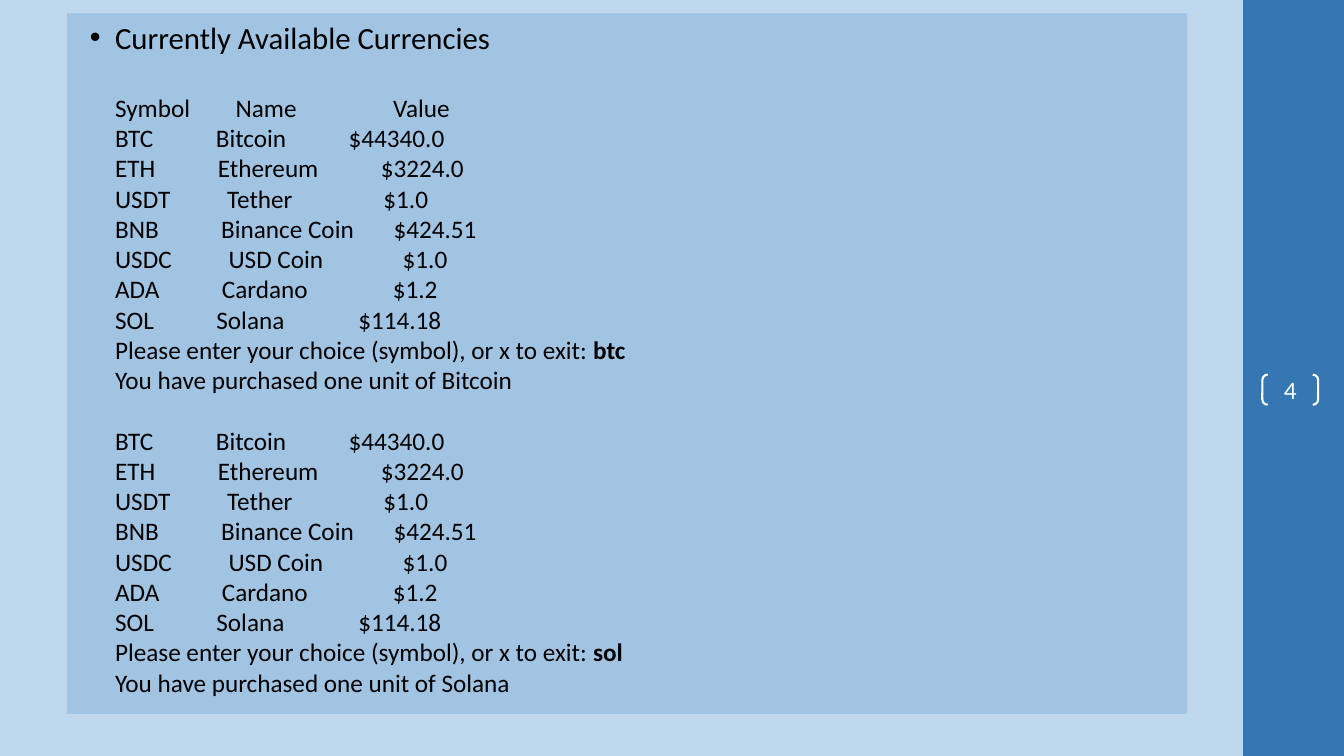
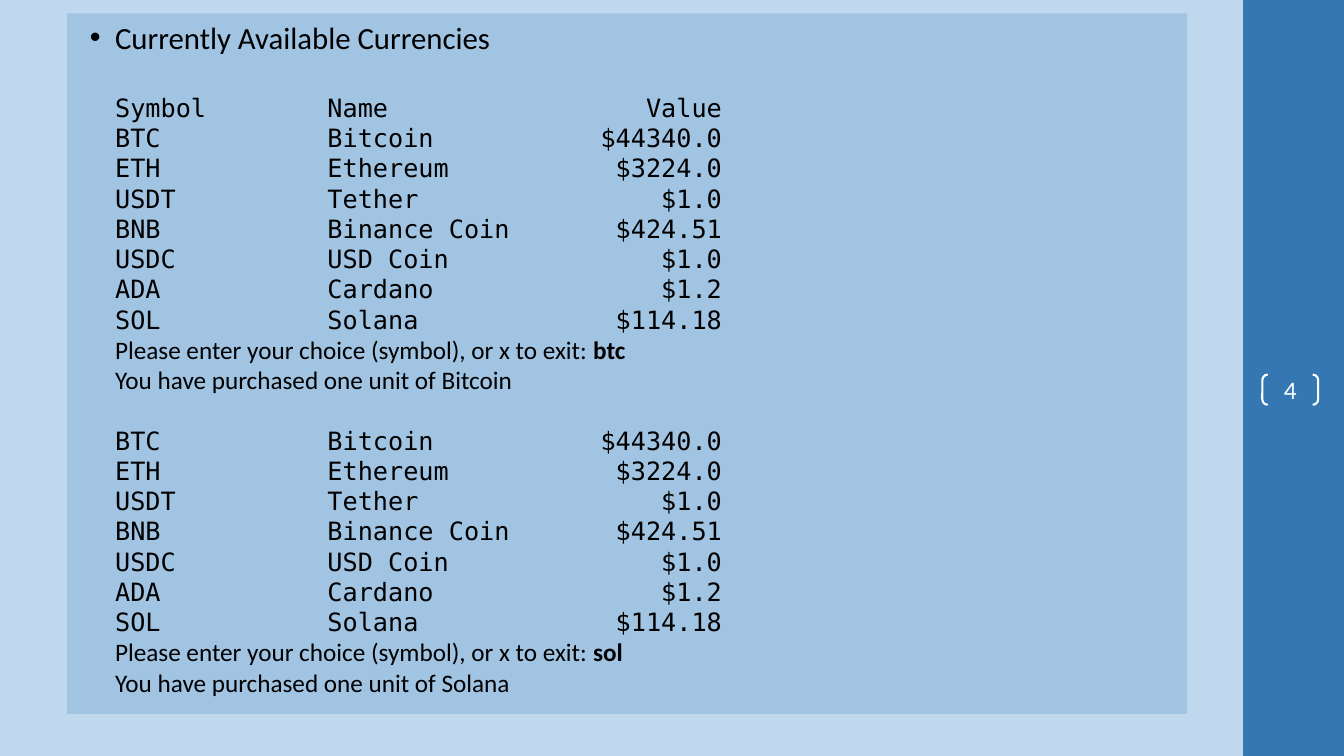
Before and after one commit to ProfSingletary/2023SpringNetworkScripting5Fridays, a slide deck: slide 4 of Day2Labs.pptx. Drawn at 1344x756 pixels with LibreOffice and Linux fonts; fonts in the diff are those of the drawing; background and template pictures are left out. Boxes give left, top, right and bottom in pixels: in the first picture for what was removed or moved away, otherwise in the second. Text is boxed around its words. In the diff, an @@ line names an element or a change of style, - is before the commit and + after.

```diff
--- a/Day2Labs.pptx
+++ b/Day2Labs.pptx
@@ text "Currently Available Currencies Symbol Name ..." at [68,13,1188,714]: font Calibri to DejaVu Sans Mono in "Symbol Name Value BTC Bitcoin $44340.0 ETH ..." @@
```
Also in this commit, not shown: 1 other slide changed, 4 slides added.
